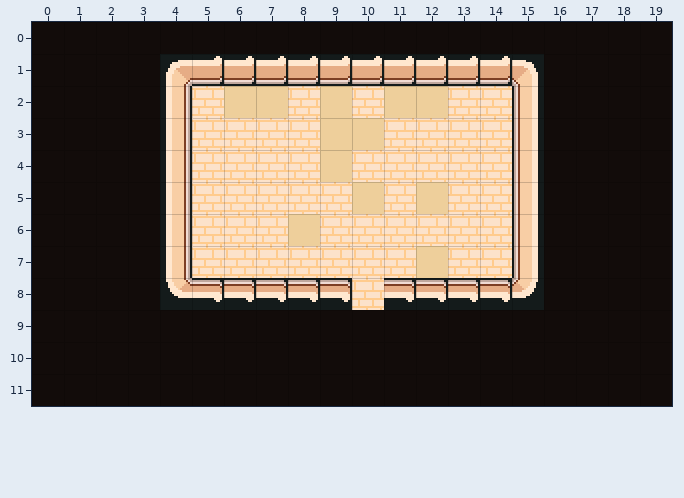
An edit to a level. Tiled map (JSON), data/tk_maps/w1/ninja/zhuo-county--shop-1.tmj. The first picture shows the starting point.
Cells are 16x16 px. Shown: x 0..19, y 0..11.
Once edited:
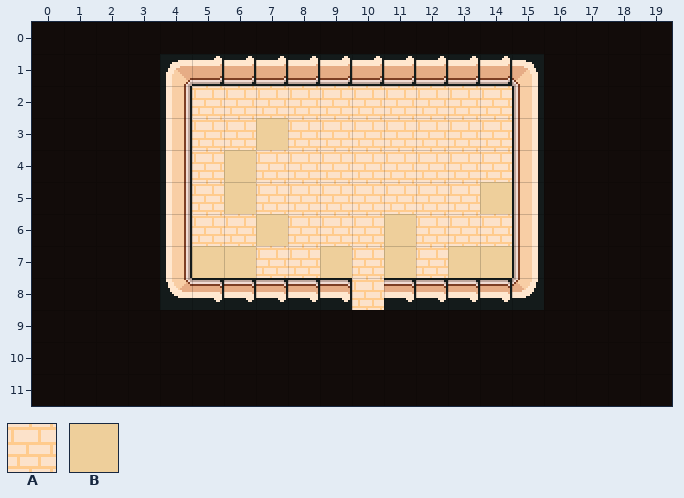
Key: from "floor_in": A 23, B 34.
_ is an empty cell, . an unchanged one.
The exact change:
--- layer "ground"
@@ x 5..14 @@
- 2 .BB.B.BB..
- 3 ..A.BB....
- 4 .A..B.....
- 5 .A...B.B.A
- 6 ..AB..A...
- 7 AA..A.ABAA
+ 2 .AA.A.AA..
+ 3 ..B.AA....
+ 4 .B..A.....
+ 5 .B...A.A.B
+ 6 ..BA..B...
+ 7 BB..B.BABB
Pixel boxes of the changes (left, top, right, bottom) in both pictures:
changed: (192, 86, 512, 278)
